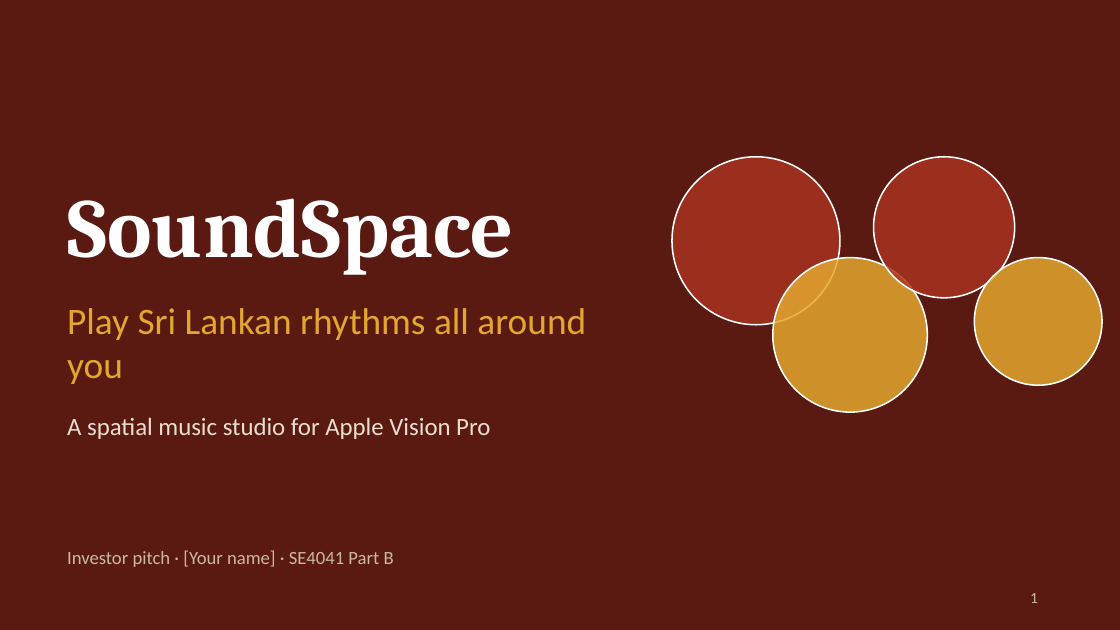
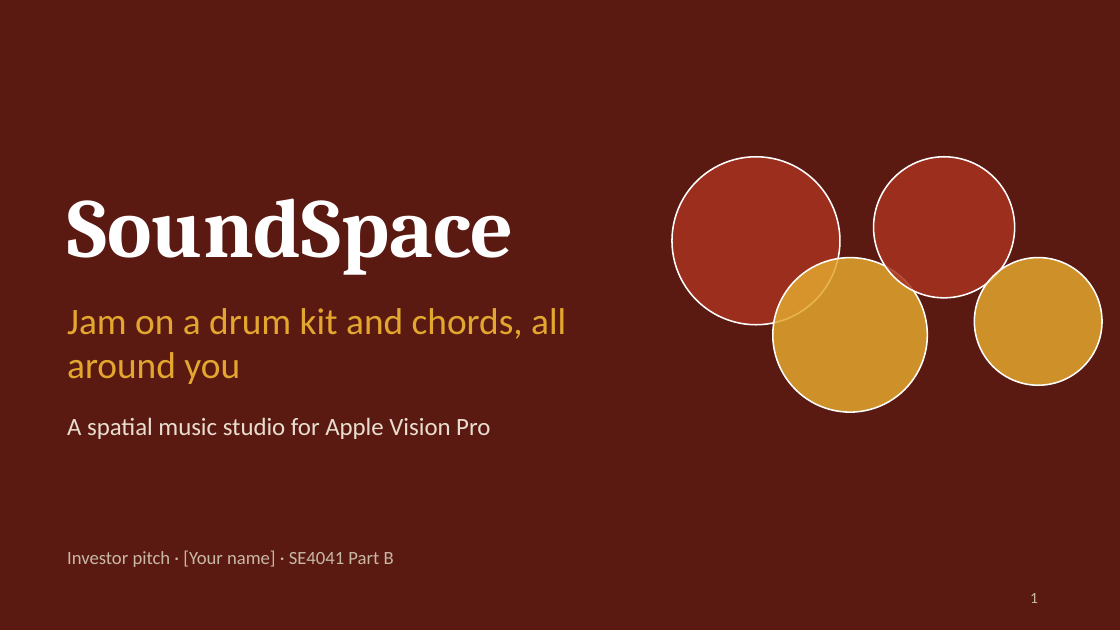
Before and after one commit to chamathyashohara/SoundSpace-visionOS, a slide deck: slide 1 of Docs/Pitch/SoundSpace-Pitch.pptx. Drawn at 1120x630 pixels with LibreOffice and Linux fonts; fonts in the diff are those of the drawing. Boxes give left, top, right and bottom in pixels: in the first picture for what was removed or moved away, otherwise in the second. Text is boxed around its words. In the diff, an @@ line names an element or a change of style, - is before the commit and + after.

```diff
--- a/Docs/Pitch/SoundSpace-Pitch.pptx
+++ b/Docs/Pitch/SoundSpace-Pitch.pptx
@@ text at bbox=[67, 308, 566, 384]: text changed @@
-Play Sri Lankan rhythms all around you
+Jam on a drum kit and chords, all around you
```
Also in this commit, not shown: 8 other slides changed, 1 other file.
